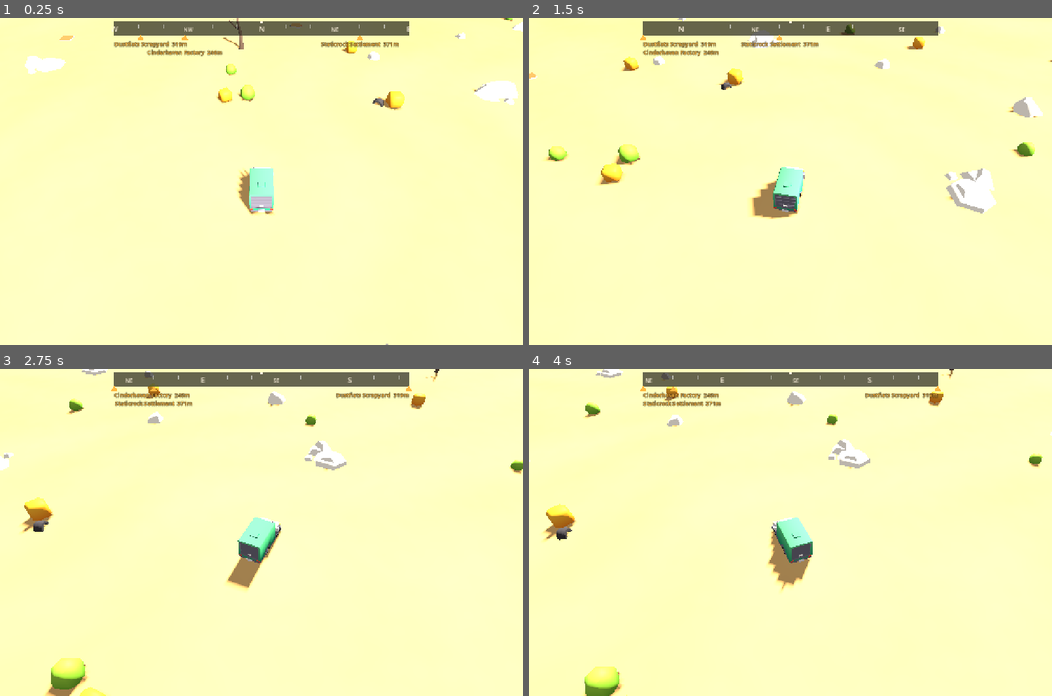
Above: before the commit, frames 1-4 (two rows, left to right).
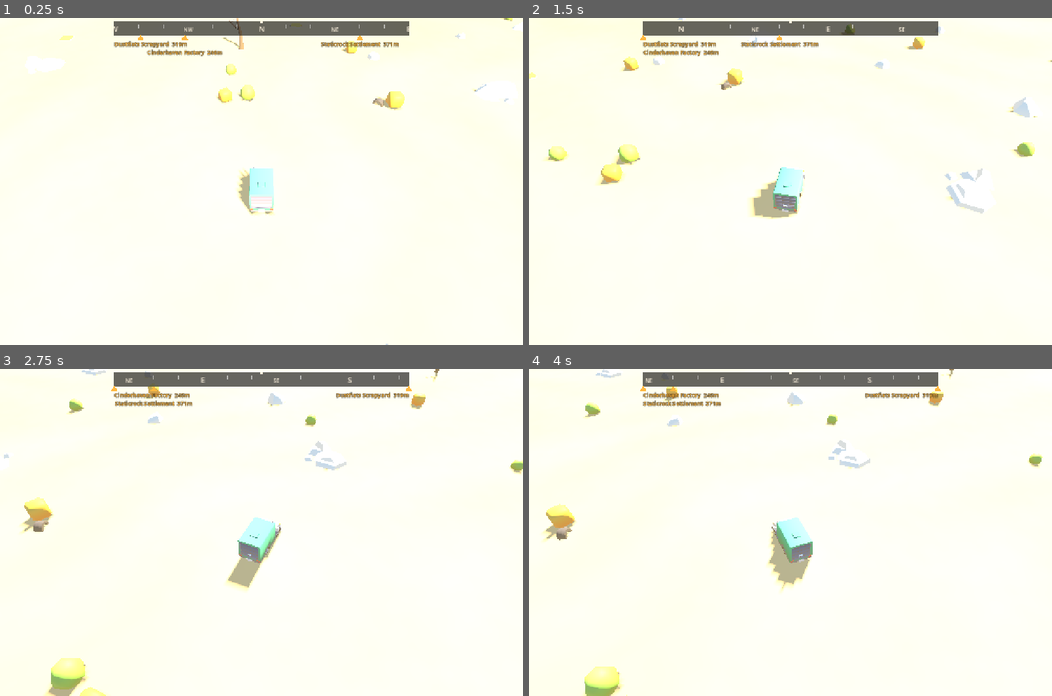
Above: after the commit, the same moments.

Repository: jammuth/my-first-rpg
Game: Godot game, scene res://scenes/main.tscn
Same seed, same stepped clock (60 frames per second), same inputs: the game is played once before the commit and once after it.
Inputs (mouse positions are in pixels of both pictures, inside the frame that each line leads up to):
- Up to frame 1 (0.25 s): no input
- Up to frame 2 (1.5 s): tap Enter at 0.5 s; move the mouse to (905, 165) at 0.52 s; hold D (turn_right) 0.53-1.25 s; hold E (interact) 0.53-1.25 s; click (905, 165) at 0.67 s; drag from (685, 197) to (764, 246) at 1.27 s
- Up to frame 3 (2.75 s): move the mouse to (313, 460) at 2.02 s; hold D (turn_right) from 2.03 s (still down); hold E (interact) from 2.03 s (still down)
- Up to frame 4 (4 s): release D (turn_right) at 2.75 s; release E (interact) at 2.75 s; drag from (764, 597) to (633, 483) at 2.77 s; move the mouse to (947, 581) at 3.52 s; hold A (turn_left) from 3.53 s (still down); hold E (interact) from 3.53 s (still down)

The runs differ from the first frame. In frame 1, 96% of the frame differs, in the area x 0-100%, y 0-100%; in frame 2, 96%; in frame 3, 97%; in frame 4, 97%.

Commit message:
feat: add dusty procedural sky and warm yellow haze
Co-Authored-By: Claude Opus 5.5 <noreply@anthropic.com>

Diff:
--- a/game/scenes/main.tscn
+++ b/game/scenes/main.tscn
@@ -21,8 +21,8 @@
 
 [node name="Sun" type="DirectionalLight3D" parent="."]
 transform = Transform3D(0.866025, -0.321394, 0.383022, 0, 0.766044, 0.642788, -0.5, -0.556670, 0.663414, 0, 50, 0)
-light_color = Color(1, 0.95, 0.85, 1)
-light_energy = 1.2
+light_color = Color(1, 0.91, 0.76, 1)
+light_energy = 1.35
 shadow_enabled = true
 directional_shadow_mode = 1
 directional_shadow_max_distance = 140.0
--- a/game/scripts/main.gd
+++ b/game/scripts/main.gd
@@ -1,6 +1,8 @@
 extends Node3D
 
 const POI_REFRESH_INTERVAL := 0.2
+const FOG_BEGIN := 140.0
+const FOG_END := 290.0
 
 @onready var _truck: Truck = $Truck
 @onready var _camera: Camera3D = $FollowCamera
@@ -43,18 +45,37 @@
 
 
 func _make_environment() -> Environment:
+	var haze := Color(0.93, 0.80, 0.52)
+	var sky_mat := ProceduralSkyMaterial.new()
+	sky_mat.sky_top_color = Color(0.42, 0.58, 0.78)
+	sky_mat.sky_horizon_color = Color(0.95, 0.84, 0.60)
+	sky_mat.sky_curve = 0.12
+	sky_mat.ground_horizon_color = haze
+	sky_mat.ground_bottom_color = Color(0.70, 0.56, 0.36)
+	sky_mat.sun_angle_max = 20.0
+	var sky := Sky.new()
+	sky.sky_material = sky_mat
+	# Ambient/reflections only change with time of day, so a slow update keeps the GPU cost negligible.
+	sky.process_mode = Sky.PROCESS_MODE_INCREMENTAL
+
 	var env := Environment.new()
-	var haze := Color(0.86, 0.76, 0.62)
-	env.background_mode = Environment.BG_COLOR
-	env.background_color = haze
-	env.ambient_light_source = Environment.AMBIENT_SOURCE_COLOR
-	env.ambient_light_color = Color(0.75, 0.72, 0.68)
+	env.background_mode = Environment.BG_SKY
+	env.sky = sky
+	env.ambient_light_source = Environment.AMBIENT_SOURCE_SKY
 	env.ambient_light_energy = 0.6
+	env.reflected_light_source = Environment.REFLECTION_SOURCE_SKY
 	env.tonemap_mode = Environment.TONE_MAPPER_FILMIC
 	env.fog_enabled = true
 	env.fog_mode = Environment.FOG_MODE_DEPTH
 	env.fog_light_color = haze
+	env.fog_light_energy = 1.0
+	env.fog_sun_scatter = 0.35
 	env.fog_density = 1.0
-	env.fog_depth_begin = 150.0
-	env.fog_depth_end = 290.0
+	env.fog_depth_curve = 1.6
+	env.fog_depth_begin = FOG_BEGIN
+	env.fog_depth_end = FOG_END
+	# Keeps the upper sky visible when the camera orbits low instead of fogging it out completely.
+	env.fog_sky_affect = 0.3
+	env.fog_height = 4.0
+	env.fog_height_density = 0.04
 	return env
